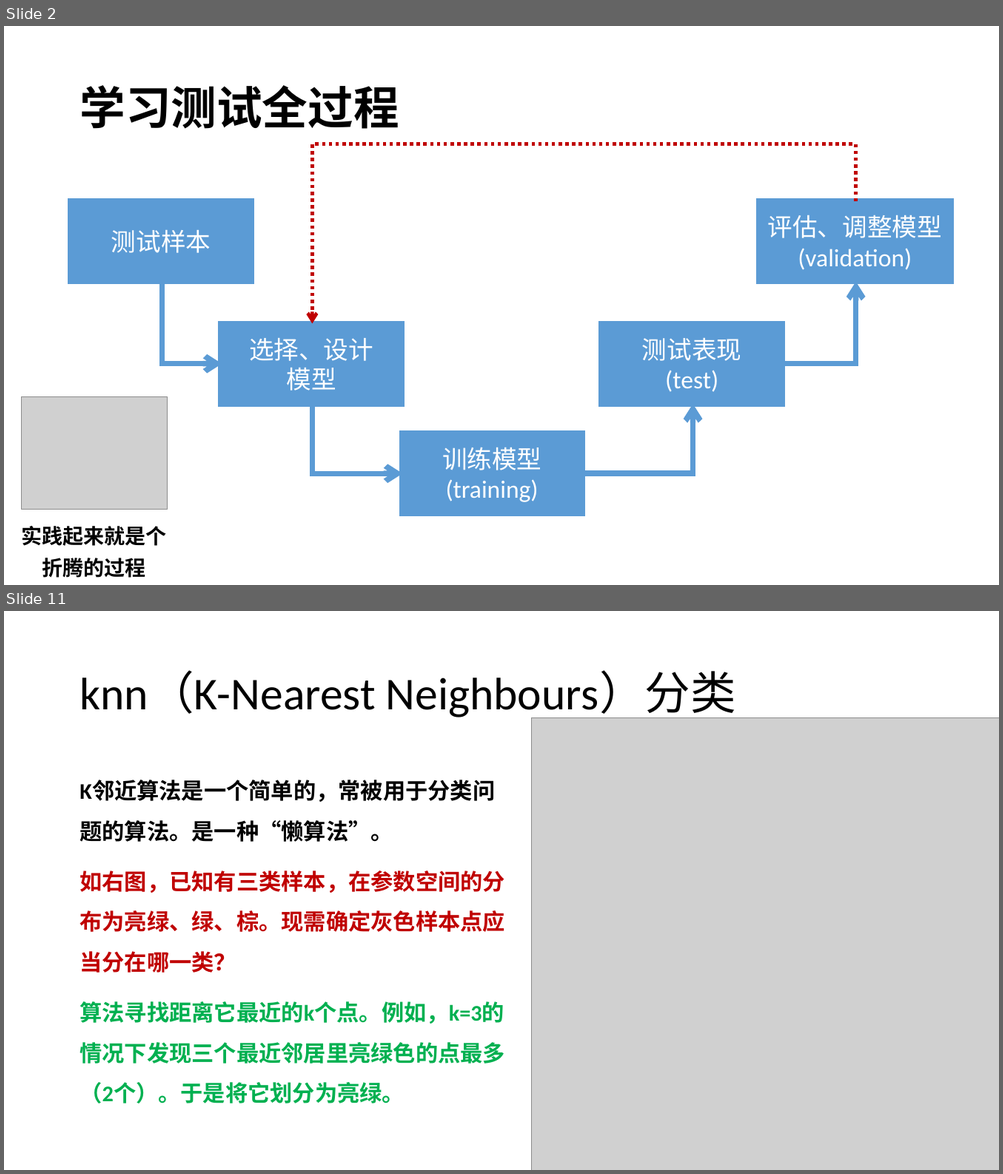
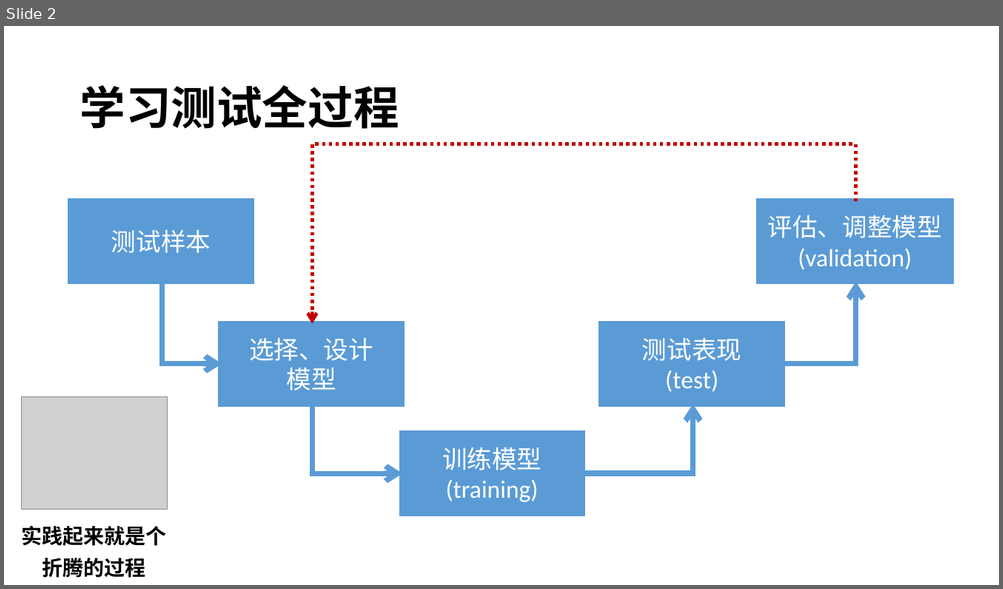
Before and after one commit to xiaodongli1986/teaching_AI, a slide deck: week5_ml_concepts.pptx. Shown one above the other, each under a label of ours: slides 2 and 11 before the commit, slide 2 after it; the slides between them are not shown. The pictures are 1003x1174 and 1003x589 pixels, drawn with LibreOffice and Linux fonts; fonts in the diff are those of the drawing; grey boxes stand for pictures. Boxes give left, top, right and bottom in pixels: in the first picture for what was removed or moved away, otherwise in the second. Text is boxed around its words. In the diff, an @@ line names an element or a change of style, - is before the commit and + after.

```diff
--- a/week5_ml_concepts.pptx
+++ b/week5_ml_concepts.pptx
@@ slide 11 removed at (x1=4, y1=611, x2=999, y2=1170), background #FFFFFF @@
@@ title removed at (x1=79, y1=672, x2=736, y2=721) @@
-knn（K-Nearest Neighbours）分类
@@ picture removed at (x1=532, y1=718, x2=999, y2=1170) @@
@@ text removed at (x1=79, y1=780, x2=505, y2=1104) @@
-K邻近算法是一个简单的，常被用于分类问题的算法。是一种“懒算法”。
-如右图，已知有三类样本，在参数空间的分布为亮绿、绿、棕。现需确定灰色样本点应当分在哪一类？
-算法寻找距离它最近的k个点。例如，k=3的情况下发现三个最近邻居里亮绿色的点最多（2个）。于是将它划分为亮绿。
```
Also in this commit, not shown: 2 slides changed, 11 slides added, 10 other slides removed, 1 other file.
